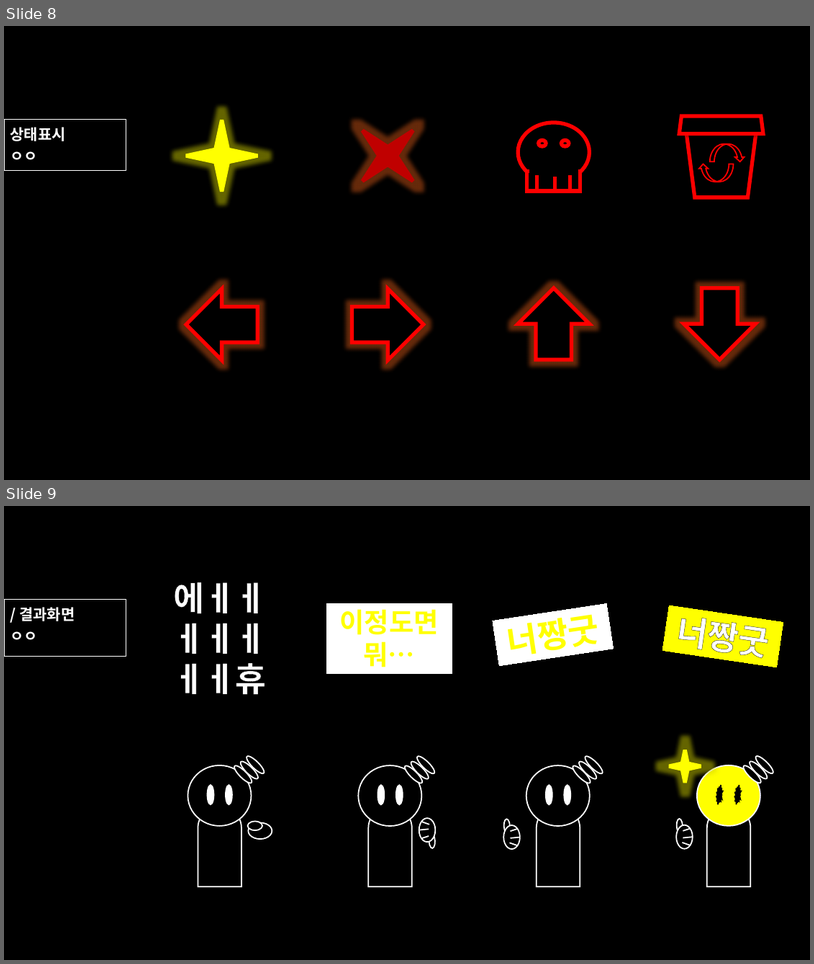
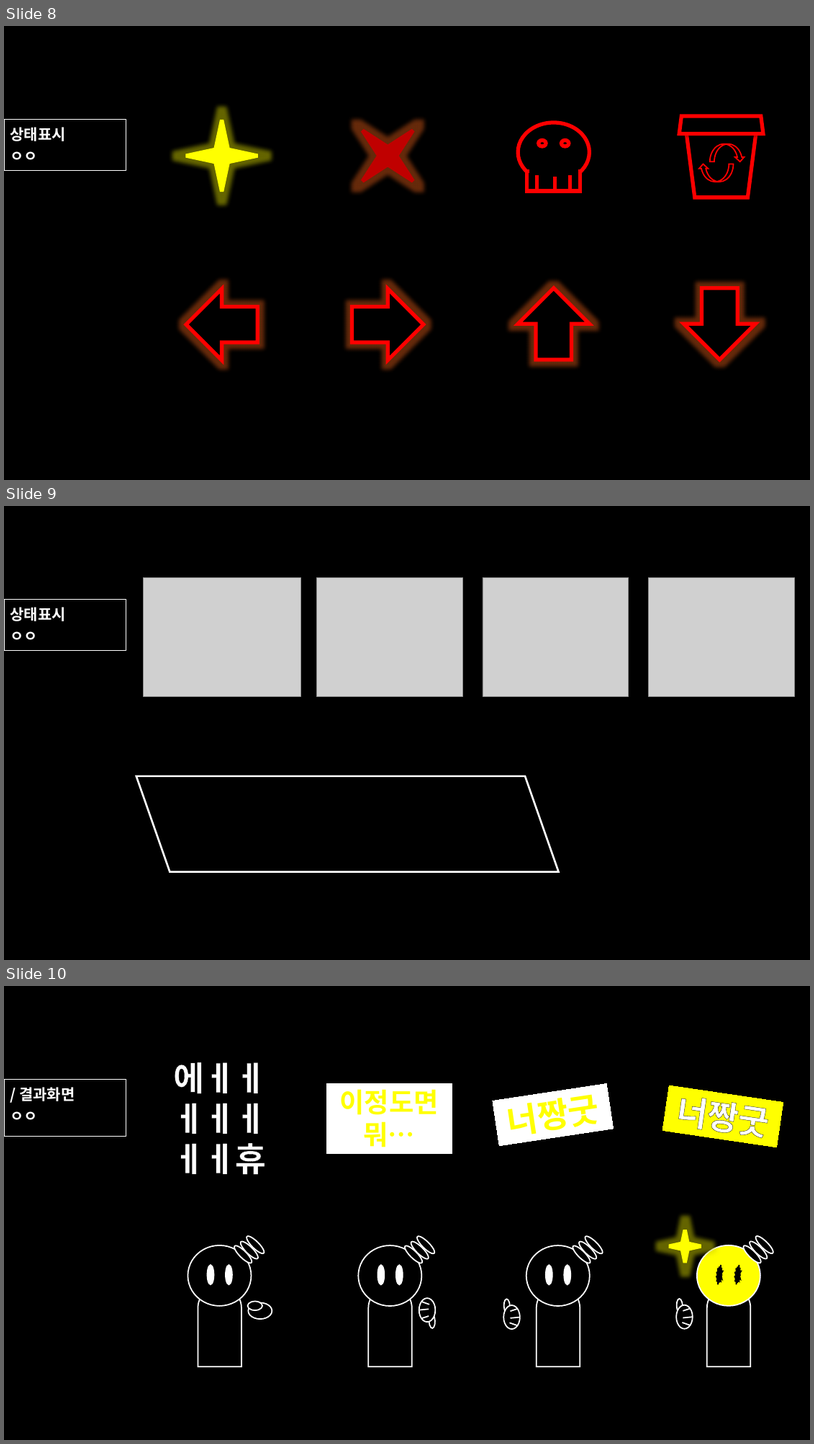
Before and after one commit to totobonbon200/BulBreak, a slide deck: resources/animation_workspace.pptx. Shown one above the other, each under a label of ours: slides 8 and 9 before the commit, slides 8, 9 and 10 after it. The pictures are 814x964 and 814x1444 pixels, drawn with LibreOffice and Linux fonts; fonts in the diff are those of the drawing; grey boxes stand for pictures. Boxes give left, top, right and bottom in pixels: in the first picture for what was removed or moved away, otherwise in the second. Text is boxed around its words. In the diff, an @@ line names an element or a change of style, - is before the commit and + after.

```diff
--- a/resources/animation_workspace.pptx
+++ b/resources/animation_workspace.pptx
@@ slide 9 added at (4,506,810,960), background #FFFFFF; not listed: 1 template element that a slide beside it also shows @@
@@ table added at (139,554,806,721), 1 rows, 4 columns @@
+ |  |  | 
@@ picture added at (143,577,301,697) @@
@@ picture added at (316,577,463,697) @@
@@ picture added at (483,577,630,697) @@
@@ picture added at (649,577,795,697) @@
@@ table added at (4,599,126,650), 1 rows, 1 columns @@
+상태표시 / ㅇㅇ
@@ parallelogram added at (136,776,559,871), fill #000000, outline #FFFFFF 2.25 pt @@
@@ what was slide 9 is now slide 10 @@
```
Also in this commit, not shown: 1 slide changed, 10 other files.
